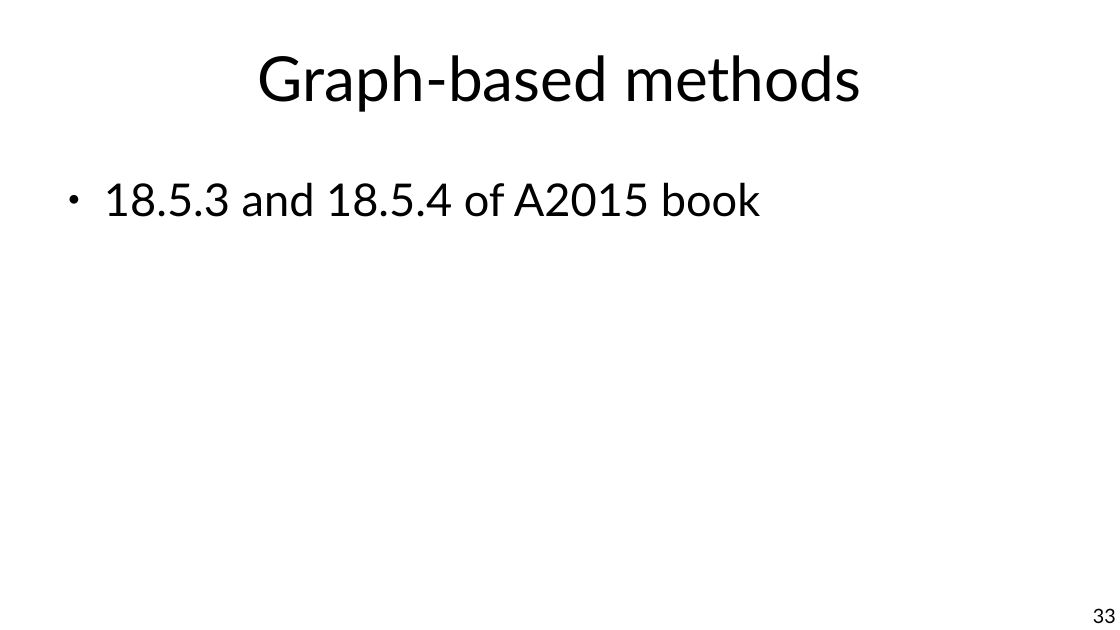
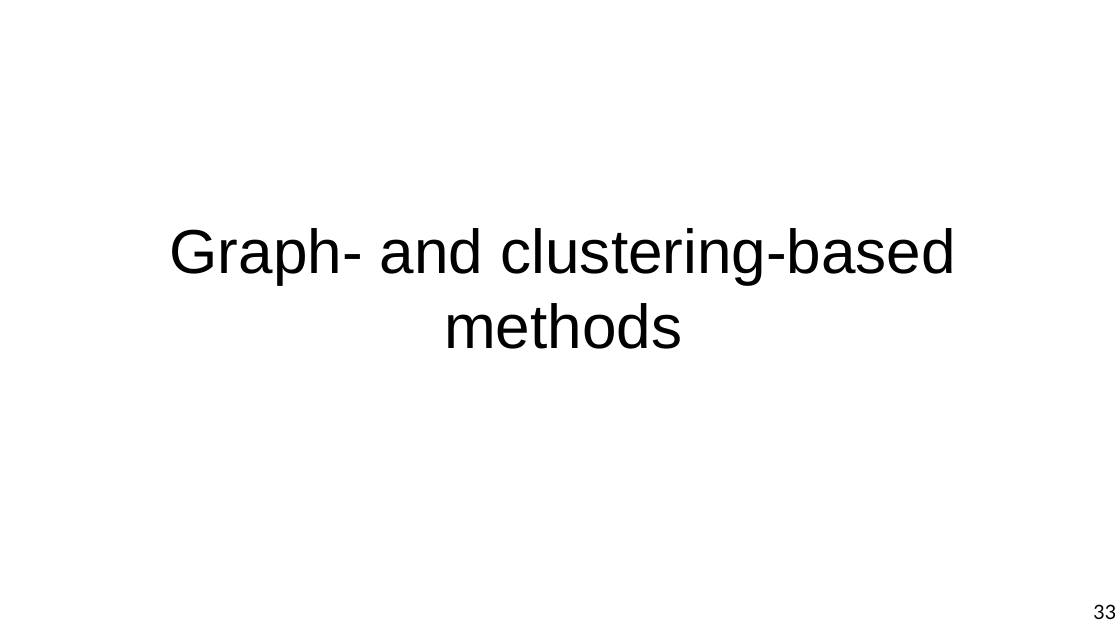
Before and after one commit to chatox/data-mining-course, a slide deck: slide 33 of theory/tt08_recommender_systems.odp. Drawn at 1120x630 pixels with LibreOffice and Linux fonts; fonts in the diff are those of the drawing. Boxes give left, top, right and bottom in pixels: in the first picture for what was removed or moved away, otherwise in the second. Text is boxed around its words. In the diff, an @@ line names an element or a change of style, - is before the commit and + after.

```diff
--- a/theory/tt08_recommender_systems.odp
+++ b/theory/tt08_recommender_systems.odp
@@ text removed at <box>104,182,760,217</box> @@
-● 18.5.3 and 18.5.4 of A2015 book
@@ title at <box>170,228,956,349</box>: text changed; font Lato to Arial @@
-Graph-based methods
+Graph- and clustering-based
+methods
@@ page number: place and size @@
-page number at <box>1093,608,1116,623</box>
+page number at <box>1093,604,1116,619</box>
```
Also in this commit, not shown: 10 other slides changed, 24 slides added, 1 slide removed.
